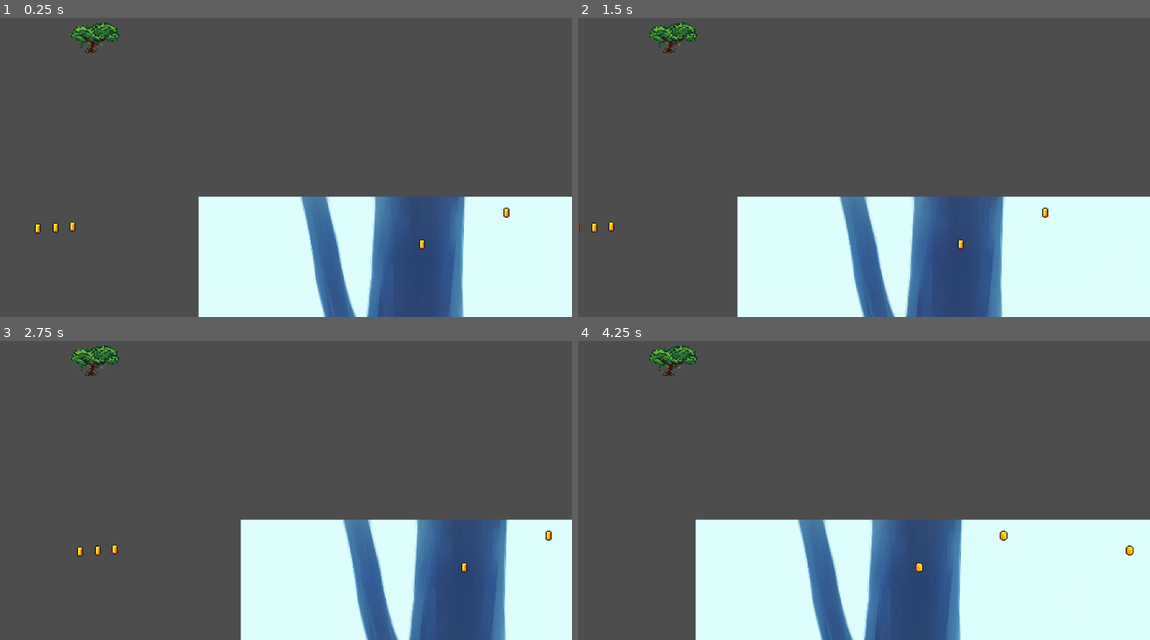
Above: before the commit, frames 1-4 (two rows, left to right).
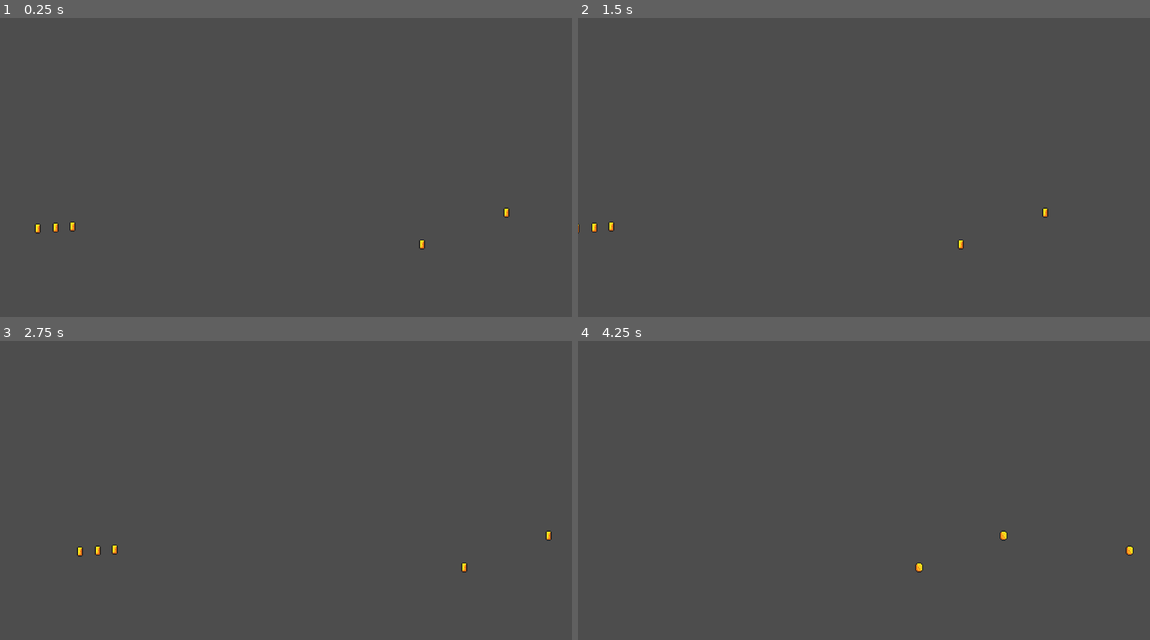
Above: after the commit, the same moments.

Repository: djimichristy-art/lina-theheroine
Game: Godot game, scene res://assets/scenes/main_scene.tscn
Same seed, same stepped clock (60 frames per second), same inputs: the game is played once before the commit and once after it.
Inputs:
- Up to frame 1 (0.25 s): no input
- Up to frame 2 (1.5 s): tap Enter (ui_accept) at 0.5 s; hold D (move_right) from 0.53 s (still down); tap Alt at 0.6 s; tap Space (Jump) at 0.77 s; tap Shift at 1.35 s
- Up to frame 3 (2.75 s): tap Space (Jump) at 1.52 s; release D (move_right) at 2.03 s; hold Q (move_left) from 2.03 s (still down); tap Alt at 2.1 s
- Up to frame 4 (4.25 s): release Q (move_left) at 2.78 s; hold D (move_right) from 2.78 s (still down); tap Shift at 2.85 s; tap Space (Jump) at 3.02, 3.77 s; tap Alt at 3.6 s

The runs differ from the first frame. In frame 1, 27% of the frame differs, in the area x 12-100%, y 1-100%; in frame 2, 30%; in frame 3, 24%; in frame 4, 32%.

Commit message:
Edited prallaxlayer motion value

Diff:
--- a/Player.tscn
+++ b/Player.tscn
@@ -51,14 +51,6 @@
 script = ExtResource("1_ij6vw")
 speed = 5.0
 
-[node name="Camera2D" type="Camera2D" parent="."]
-position = Vector2(12, -20)
-offset = Vector2(1, 1)
-ignore_rotation = false
-zoom = Vector2(2, 2)
-limit_bottom = 120
-limit_smoothed = true
-
 [node name="AnimatedSprite2D" type="AnimatedSprite2D" parent="."]
 position = Vector2(0, -18)
 sprite_frames = SubResource("SpriteFrames_lhvu3")
@@ -69,3 +61,11 @@
 [node name="CollisionShape2D" type="CollisionShape2D" parent="."]
 position = Vector2(0, -12)
 shape = SubResource("CapsuleShape2D_186t8")
+
+[node name="Camera2D" type="Camera2D" parent="."]
+position = Vector2(12, -20)
+offset = Vector2(1, 1)
+ignore_rotation = false
+zoom = Vector2(2, 2)
+limit_bottom = 120
+limit_smoothed = true
--- a/assets/scenes/main_scene.tscn
+++ b/assets/scenes/main_scene.tscn
@@ -255,31 +255,37 @@
 [node name="ParallaxBackground" type="ParallaxBackground" parent="."]
 
 [node name="ParallaxLayer" type="ParallaxLayer" parent="ParallaxBackground"]
+motion_scale = Vector2(2, 2)
 
 [node name="Sprite2D" type="Sprite2D" parent="ParallaxBackground/ParallaxLayer"]
 texture = ExtResource("6_yecn6")
 centered = false
 
 [node name="ParallaxLayer2" type="ParallaxLayer" parent="ParallaxBackground"]
+motion_scale = Vector2(2, 2)
 
 [node name="Sprite2D" type="Sprite2D" parent="ParallaxBackground/ParallaxLayer2"]
 texture = ExtResource("7_supws")
 centered = false
 
 [node name="ParallaxLayer3" type="ParallaxLayer" parent="ParallaxBackground"]
+motion_scale = Vector2(2, 2)
 
 [node name="Sprite2D" type="Sprite2D" parent="ParallaxBackground/ParallaxLayer3"]
 texture = ExtResource("8_yecn6")
 centered = false
 
 [node name="ParallaxLayer4" type="ParallaxLayer" parent="ParallaxBackground"]
+motion_scale = Vector2(2, 2)
 
 [node name="Sprite2D" type="Sprite2D" parent="ParallaxBackground/ParallaxLayer4"]
 texture = ExtResource("9_51pxq")
 centered = false
 
 [node name="ParallaxLayer5" type="ParallaxLayer" parent="ParallaxBackground"]
-motion_scale = Vector2(0, 0)
+position = Vector2(0, -2)
+motion_scale = Vector2(2, 2)
+motion_mirroring = Vector2(576, 0)
 
 [node name="Sprite2D" type="Sprite2D" parent="ParallaxBackground/ParallaxLayer5"]
 position = Vector2(58.5, 3.5)
